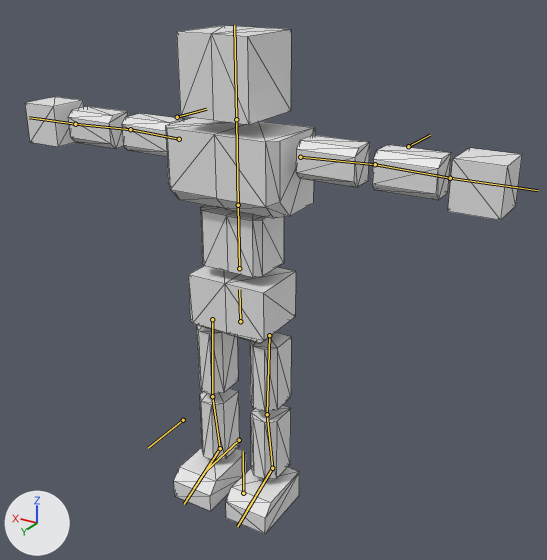
An edit to the glTF model BrowserGame/public/models/ToyQuest.glb, drawn before and after from the same camera.
Both versions are drawn from a 50 mm camera at (-10.72, 16.05, 10.69) aimed at (-0.91, -0.29, 2.52). Every picture has the same lights, and +X, +Y and +Z are marked at lower left. The bones that bend it are drawn over the model as lines. Mesh edges are drawn as thin lines.

The first picture shows '立方体'.
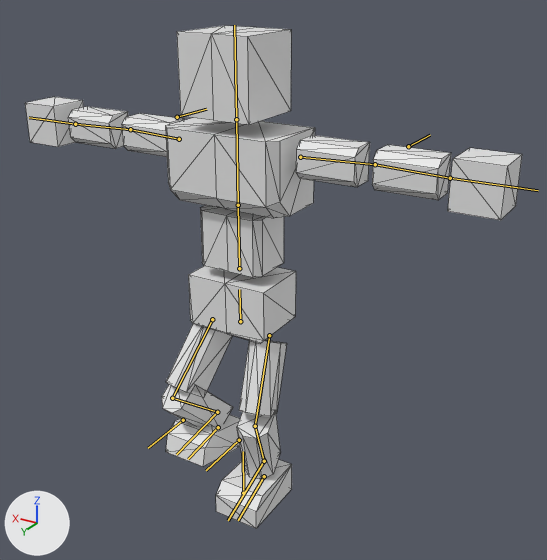
The newer file adds an action. The first version stands in its rest pose; the second is drawn at frame 6 of the action '05_B_feet.walk'.

What the commit changed:
Bone 'thighs.R' (bone_thighs_r) turns from (0, 0, 0) to (27, -15, 0) degrees about its own x, y and z.
Bone 'Shin.R' (bone_shin_r) turns from (0, 0, 0) to (-47, 0, 0) degrees about its own x, y and z.
Bone 'feet.R' (bone_feet_r) turns from (0, 0, 0) to (18, 11, -10) degrees about its own x, y and z.
Bone 'thighs.L' (bone_thighs_l) turns from (0, 0, 0) to (36, 14, -1) degrees about its own x, y and z.
Bone 'Shin.L' (bone_shin_l) turns from (0, 0, 0) to (-82, 0, 0) degrees about its own x, y and z.
Bone 'feet.L' (bone_feet_l) turns from (0, 0, 0) to (59, -13, 6) degrees about its own x, y and z.

Changed parts and their boxes [x1, y1, x2, y2] in the pictures (547 x 560 px):
'立方体', posed: before [25, 26, 522, 534]; after [25, 26, 522, 528]
bone 'thighs.R', root to tip: before (269, 335) to (267, 414); after (269, 335) to (255, 426)
bone 'Shin.R', root to tip: before (267, 414) to (272, 468); after (255, 426) to (264, 461)
bone 'feet.R', root to tip: before (272, 468) to (237, 526); after (264, 461) to (228, 520)
bone 'thighs.L', root to tip: before (212, 319) to (212, 396); after (212, 319) to (172, 398)
bone 'Shin.L', root to tip: before (212, 396) to (220, 448); after (172, 398) to (217, 412)
bone 'feet.L', root to tip: before (220, 448) to (184, 504); after (217, 412) to (176, 454)
